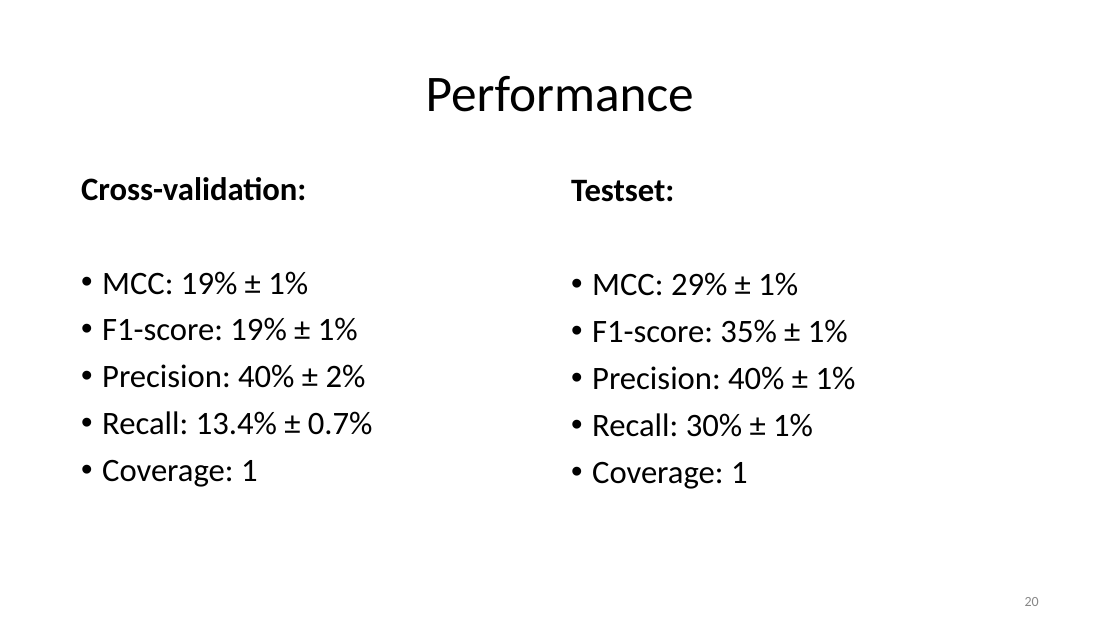
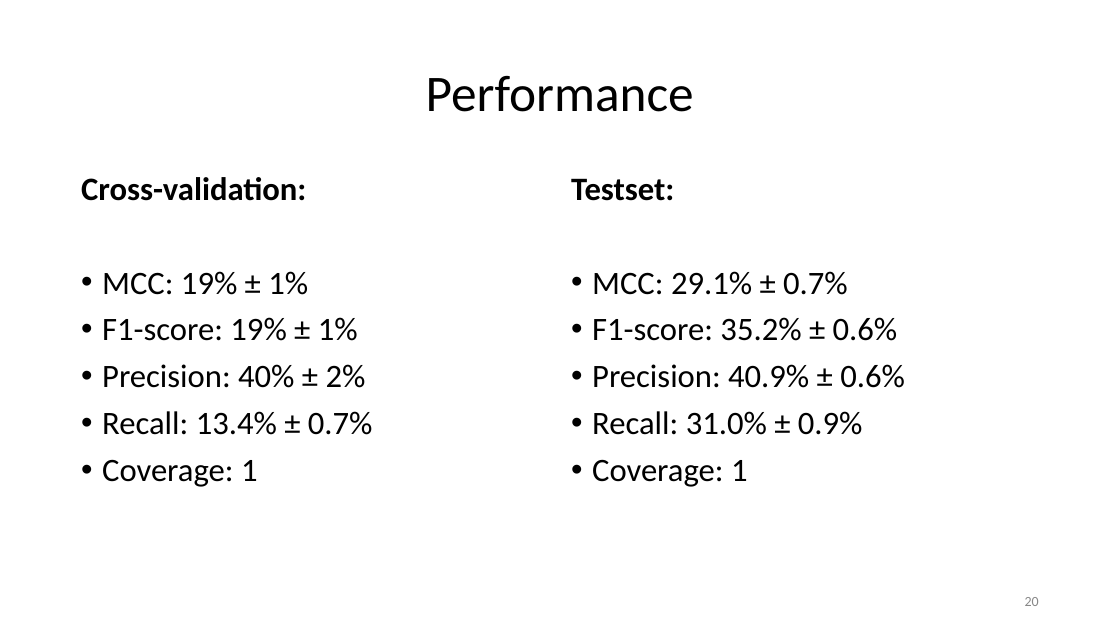
Before and after one commit to paulhager/ProteinPrediction1, a slide deck: slide 20 of BLOSUMscoresComparedToSingleSNAPscores.pptx. Drawn at 1120x630 pixels with LibreOffice and Linux fonts; fonts in the diff are those of the drawing; background and template pictures are left out. Boxes give left, top, right and bottom in pixels: in the first picture for what was removed or moved away, otherwise in the second. Text is boxed around its words. In the diff, an @@ line names an element or a change of style, - is before the commit and + after.

Commit message:
Added BLOSUM comparison scores

```diff
--- a/BLOSUMscoresComparedToSingleSNAPscores.pptx
+++ b/BLOSUMscoresComparedToSingleSNAPscores.pptx
@@ text at [592,271,905,435]: text changed @@
-• MCC: 29% ± 1%
-• F1-score: 35% ± 1%
-• Precision: 40% ± 1%
-• Recall: 30% ± 1%
+• MCC: 29.1% ± 0.7%
+• F1-score: 35.2% ± 0.6%
+• Precision: 40.9% ± 0.6%
+• Recall: 31.0% ± 0.9%
```
Also in this commit, not shown: 4 other slides changed, 1 slide removed, 1 other file.
